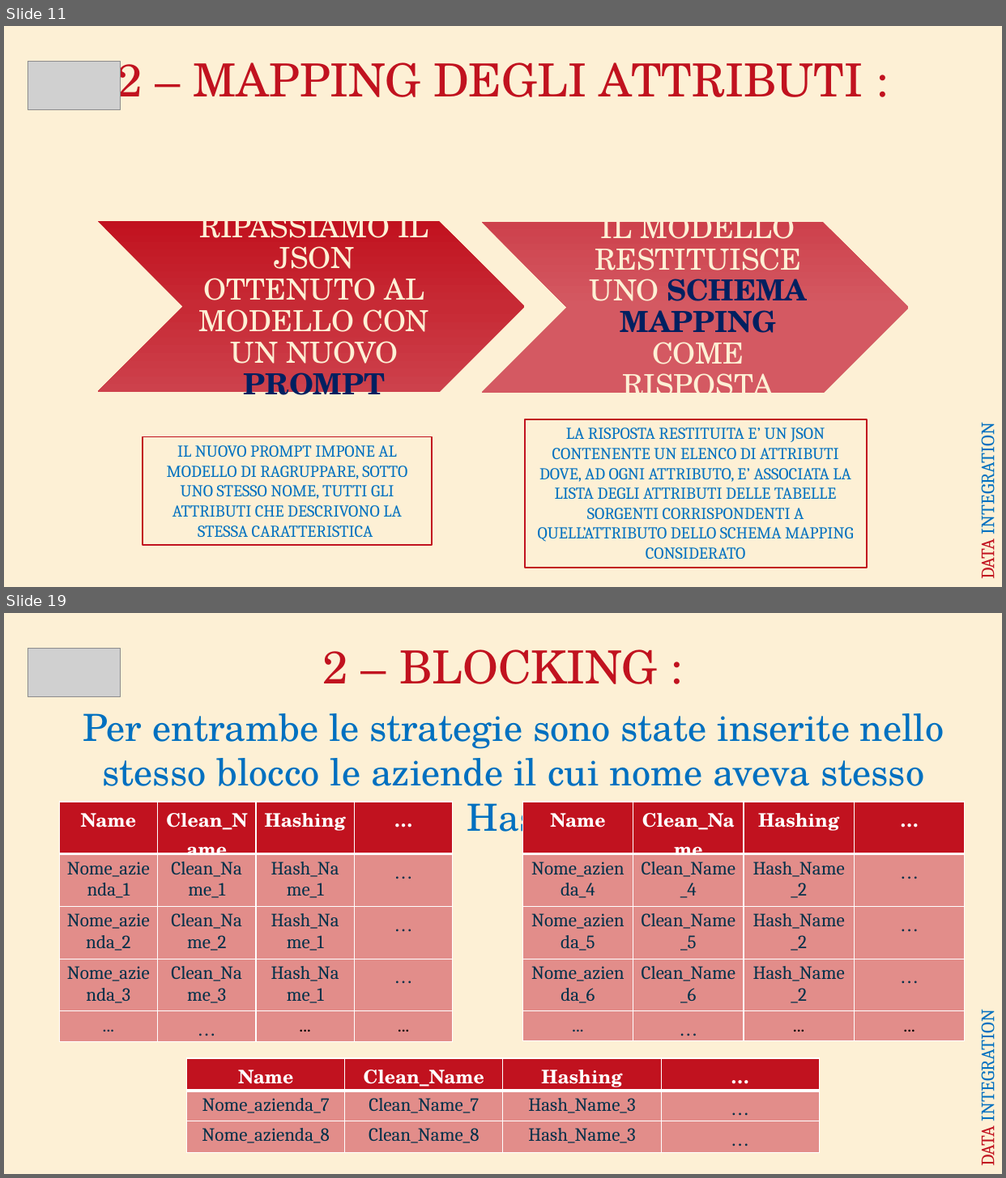
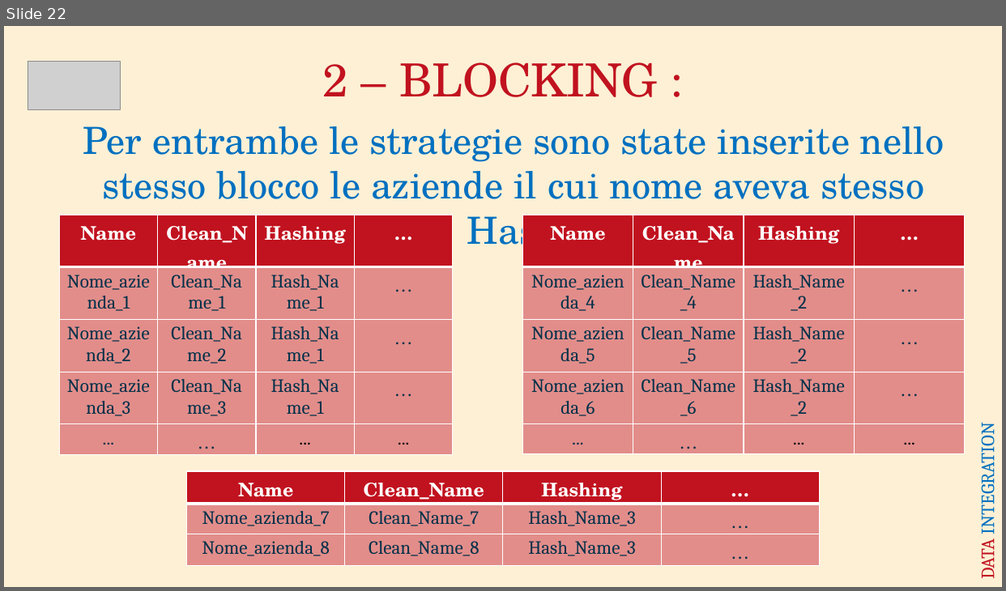
Before and after one commit to AntonioSouls/IDD_HOMEWORK5_Data-Integration, a slide deck: Data Integration Presentazione.pptx. Shown one above the other, each under a label of ours: slides 11 and 19 before the commit, slide 22 after it; the slides between them are not shown. The pictures are 1006x1178 and 1006x591 pixels, drawn with LibreOffice and Linux fonts; fonts in the diff are those of the drawing; grey boxes stand for pictures. Boxes give left, top, right and bottom in pixels: in the first picture for what was removed or moved away, otherwise in the second. Text is boxed around its words. In the diff, an @@ line names an element or a change of style, - is before the commit and + after.

```diff
--- a/Data Integration Presentazione.pptx
+++ b/Data Integration Presentazione.pptx
@@ slide 11 removed at (4,26,1002,587), background #FDF0D5 @@
@@ picture removed at (28,62,120,110) @@
@@ text removed at (117,61,863,110) @@
-2 – MAPPING DEGLI ATTRIBUTI :
@@ group removed at (98,208,908,405): 2 chevrons, 2 texts @@
-RIPASSIAMO IL JSON OTTENUTO AL MODELLO CON UN NUOVO PROMPT
-IL MODELLO RESTITUISCE UNO SCHEMA MAPPING COME RISPOSTA
@@ rectangle removed at (143,437,432,545) @@
-IL NUOVO PROMPT IMPONE AL MODELLO DI RAGRUPPARE, SOTTO UNO STESSO NOME, TUTTI GLI ATTRIBUTI CHE DESCRIVONO LA STESSA CARATTERISTICA
@@ rectangle removed at (525,420,867,569) @@
-LA RISPOSTA RESTITUITA E’ UN JSON CONTENENTE UN ELENCO DI ATTRIBUTI DOVE, AD OGNI ATTRIBUTO, E’ ASSOCIATA LA LISTA DEGLI ATTRIBUTI DELLE TABELLE SORGENTI CORRISPONDENTI A QUELL’ATTRIBUTO DELLO SCHEMA MAPPING CONSIDERATO
@@ text removed at (974,433,999,579) @@
-DATA INTEGRATION
@@ what was slide 19 is now slide 22 @@
```
Also in this commit, not shown: 13 slides changed, 5 slides added, 1 other slide removed.
